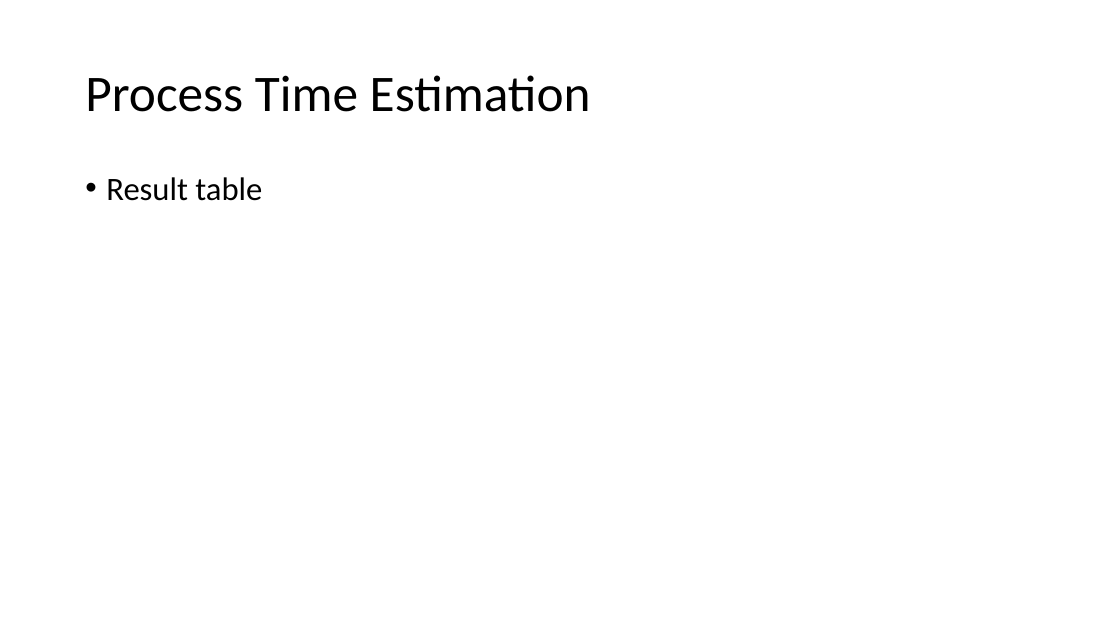
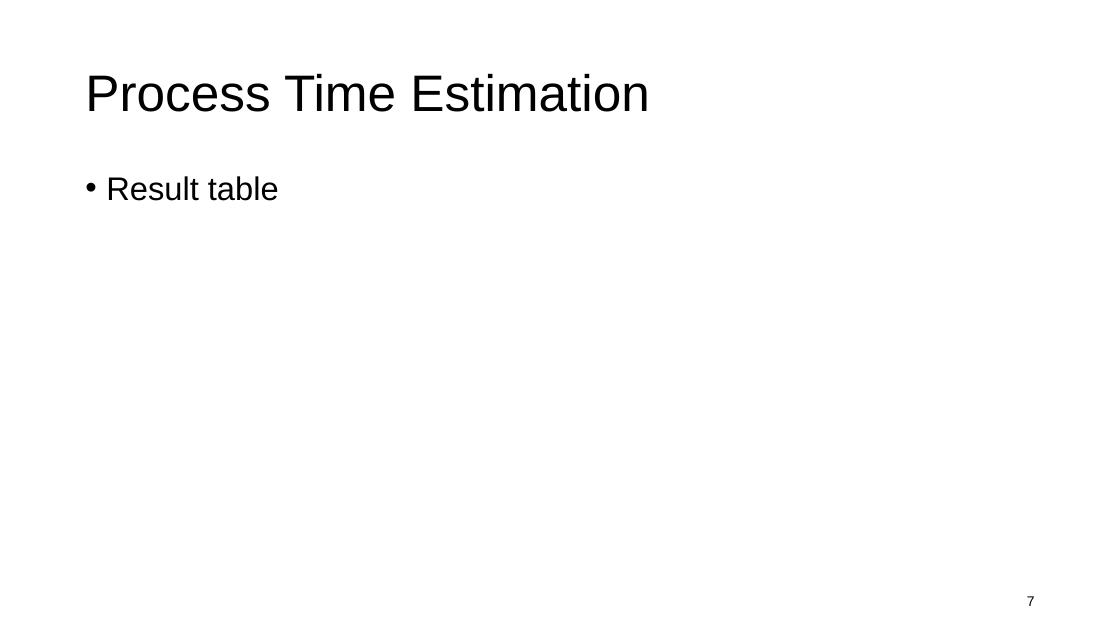
Before and after one commit to kawin7538/ds_hospital_project, a slide deck: slide 7 of memo_presentation/memo.pptx. Drawn at 1120x630 pixels with LibreOffice and Linux fonts; fonts in the diff are those of the drawing. Boxes give left, top, right and bottom in pixels: in the first picture for what was removed or moved away, otherwise in the second. Text is boxed around its words. In the diff, an @@ line names an element or a change of style, - is before the commit and + after.

```diff
--- a/memo_presentation/memo.pptx
+++ b/memo_presentation/memo.pptx
@@ title "Process Time Estimation" at (x1=85, y1=73, x2=649, y2=112): font Calibri to Arial @@
@@ text "Result table" at (x1=106, y1=176, x2=279, y2=201): font Calibri to Arial @@
@@ page number added at (x1=1027, y1=596, x2=1035, y2=606), 12 pt, text #000000 @@
+7
```
Also in this commit, not shown: 12 other slides changed, 2 slides added, 1 slide removed, 5 other files.
